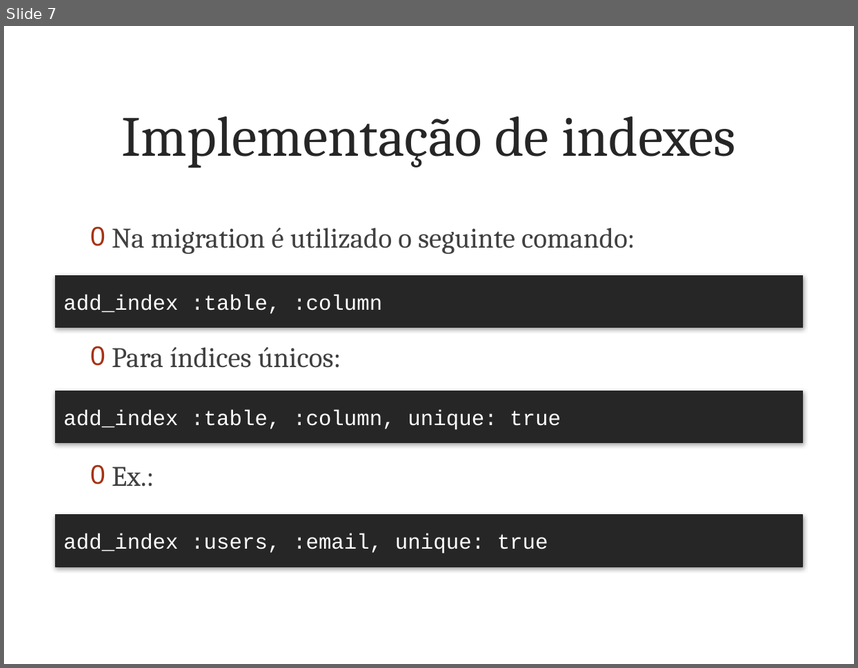
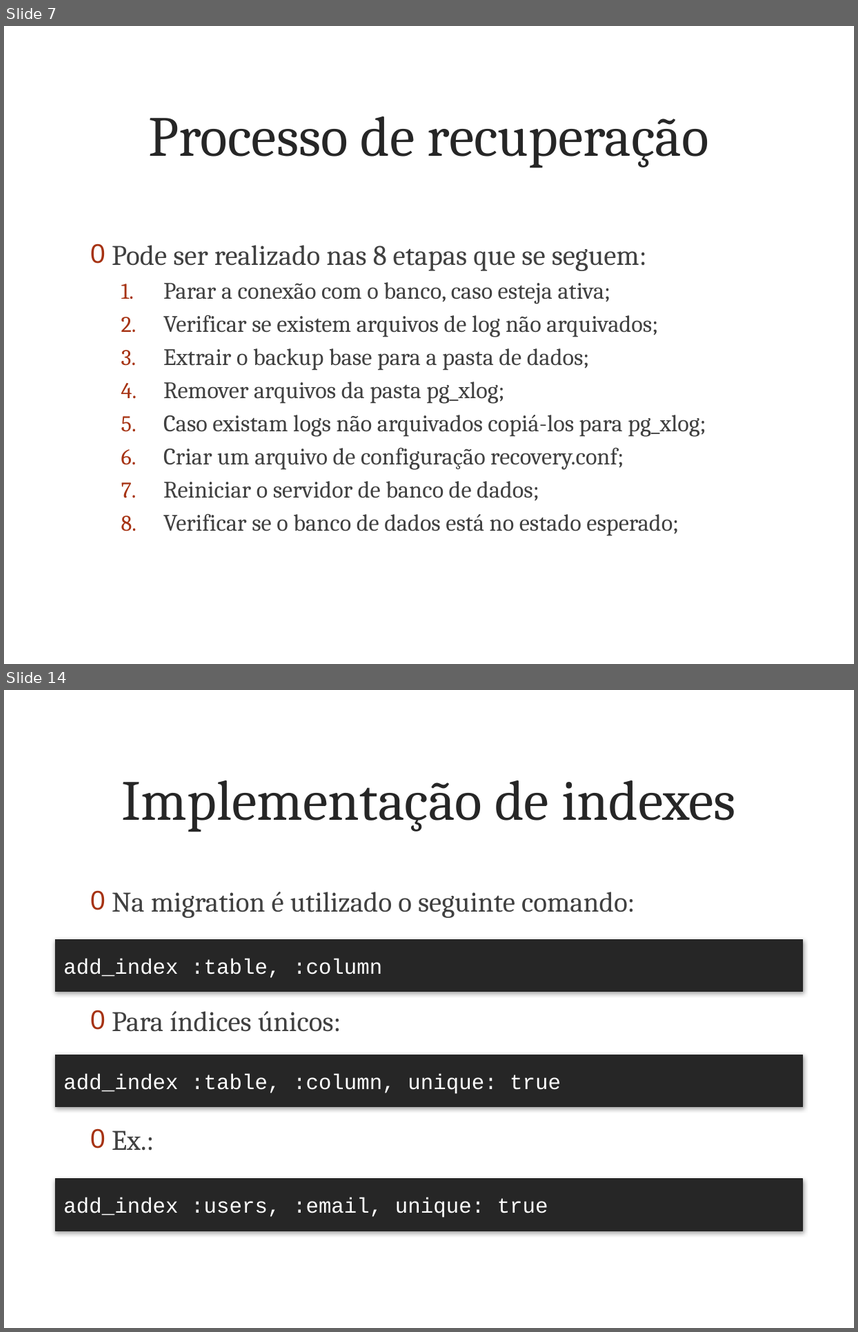
Before and after one commit to marcoafilho/my-last-project, a slide deck: doc/articles/part3/presentation.pptx. Shown one above the other, each under a label of ours: slide 7 before the commit, slides 7 and 14 after it; the slides between them are not shown. The pictures are 858x668 and 858x1332 pixels, drawn with LibreOffice and Linux fonts; fonts in the diff are those of the drawing; background and template pictures are left out. Boxes give left, top, right and bottom in pixels: in the first picture for what was removed or moved away, otherwise in the second. Text is boxed around its words. In the diff, an @@ line names an element or a change of style, - is before the commit and + after.

```diff
--- a/doc/articles/part3/presentation.pptx
+++ b/doc/articles/part3/presentation.pptx
@@ slide 7 added at bbox=[4, 26, 854, 664], background picture (left out) @@
@@ title added at bbox=[149, 116, 709, 168], 48 pt, text #262626 @@
+Processo de recuperação
@@ text added at bbox=[112, 245, 706, 535], 20 pt, text #404040 @@
+0 Pode ser realizado nas 8 etapas que se seguem:
+  1. Parar a conexão com o banco, caso esteja ativa;
+  2. Verificar se existem arquivos de log não arquivados;
+  3. Extrair o backup base para a pasta de dados;
+  4. Remover arquivos da pasta pg_xlog;
+  5. Caso existam logs não arquivados copiá-los para pg_xlog;
+  6. Criar um arquivo de configuração recovery.conf;
+  7. Reiniciar o servidor de banco de dados;
+  8. Verificar se o banco de dados está no estado esperado;
@@ what was slide 7 is now slide 14 @@
```
Also in this commit, not shown: 1 slide changed, 11 other slides added, 5 slides removed, 39 other files.
